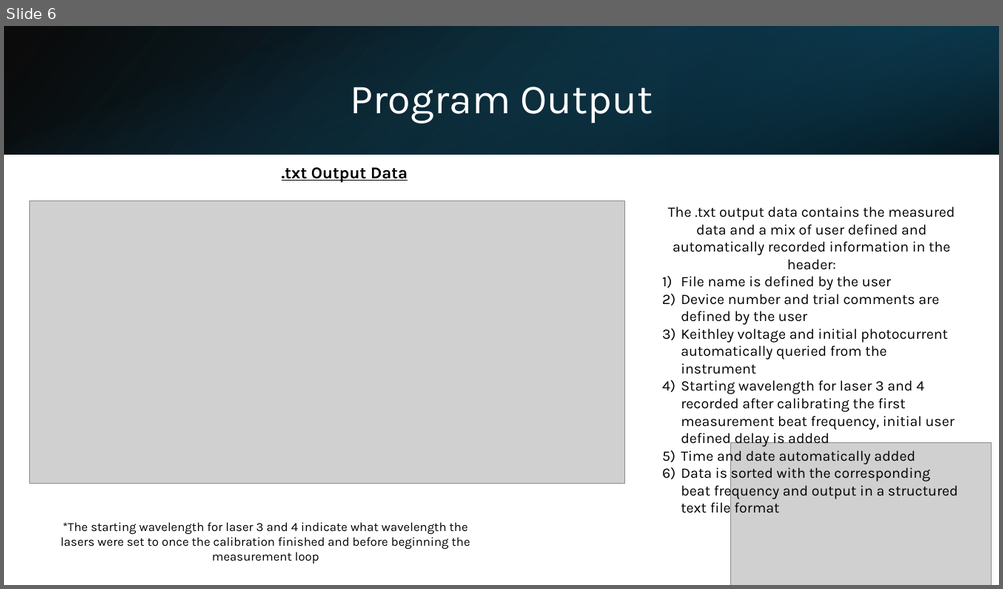
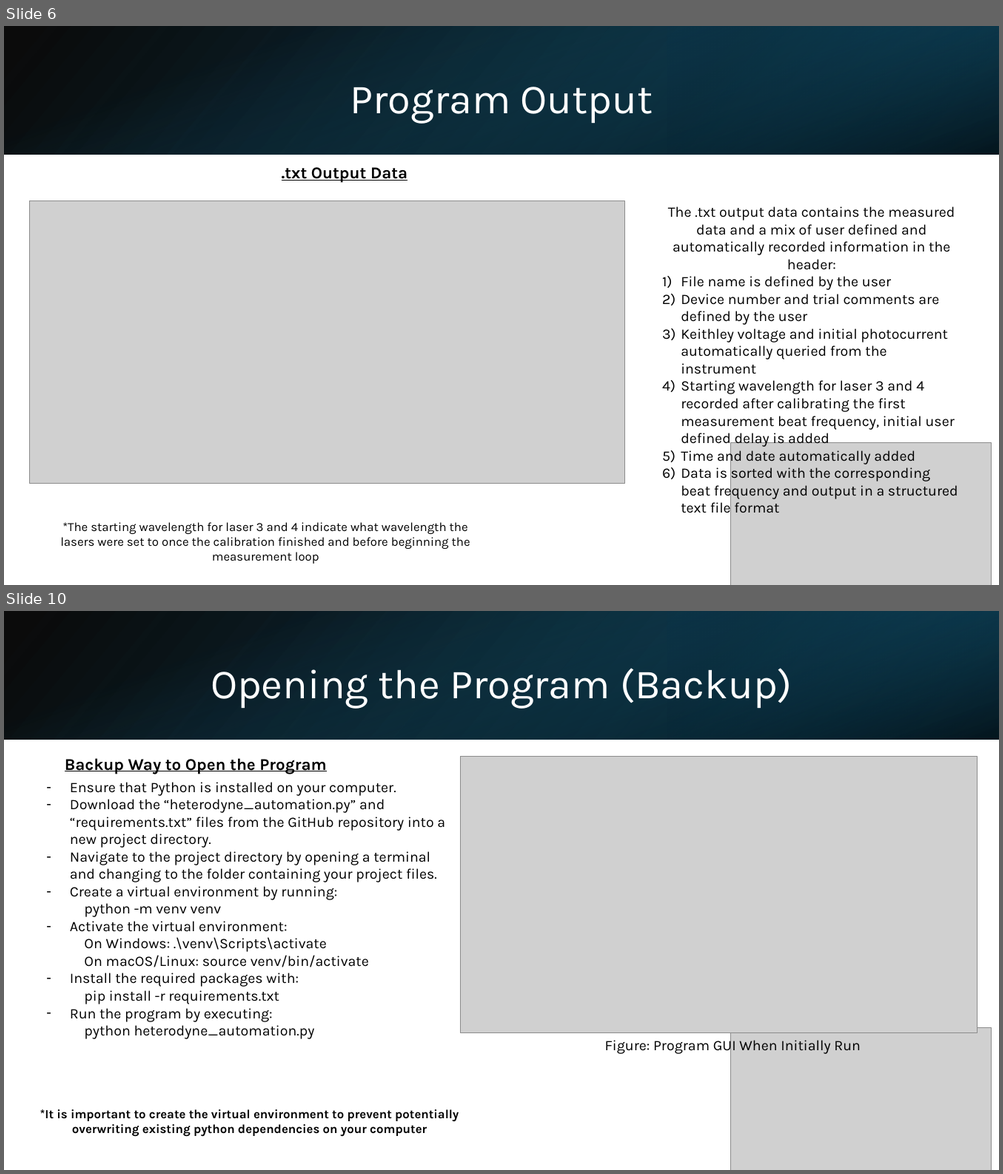
Before and after one commit to axx2xu/heterodyne, a slide deck: Python Heterodyne Measurement Automation Slides.pptx. Shown one above the other, each under a label of ours: slide 6 before the commit, slides 6 and 10 after it; the slides between them are not shown. The pictures are 1003x589 and 1003x1174 pixels, drawn with LibreOffice and Linux fonts; fonts in the diff are those of the drawing; grey boxes stand for pictures. Boxes give left, top, right and bottom in pixels: in the first picture for what was removed or moved away, otherwise in the second. Text is boxed around its words. In the diff, an @@ line names an element or a change of style, - is before the commit and + after.

```diff
--- a/Python Heterodyne Measurement Automation Slides.pptx
+++ b/Python Heterodyne Measurement Automation Slides.pptx
@@ slide 10 added at bbox=[4, 611, 999, 1170], background #FFFFFF @@
@@ rectangle added at bbox=[4, 611, 999, 739], fill gradient #000000 to #104862 @@
@@ rectangle added at bbox=[4, 612, 998, 740], fill gradient #156082 to #000000 @@
@@ rectangle added at bbox=[667, 611, 999, 739], fill gradient #0B3041 to #156082 @@
@@ title added at bbox=[210, 668, 791, 708], 40 pt, text #FFFFFF @@
+Opening the Program (Backup)
@@ text added at bbox=[65, 758, 326, 775], 16 pt, text #000000, bold, underline @@
+Backup Way to Open the Program
@@ picture added at bbox=[461, 757, 977, 1034] @@
@@ text added at bbox=[70, 782, 445, 1039], 14 pt, text #000000 @@
+– Ensure that Python is installed on your computer.
+– Download the “heterodyne_automation.py” and “requirements.txt” files from the GitHub repository into a new project directory.
+– Navigate to the project directory by opening a terminal and changing to the folder containing your project files.
+– Create a virtual environment by running:
+  python -m venv venv
+– Activate the virtual environment:
+  On Windows: .\venv\Scripts\activate
+  On macOS/Linux: source venv/bin/activate
+– Install the required packages with:
+  pip install -r requirements.txt
+– Run the program by executing:
+  python heterodyne_automation.py
@@ picture added at bbox=[731, 1028, 991, 1170] @@
@@ text added at bbox=[605, 1038, 860, 1056], 14 pt, text #000000 @@
+Figure: Program GUI When Initially Run
@@ text added at bbox=[40, 1110, 458, 1137], 12 pt, text #000000, bold @@
+*It is important to create the virtual environment to prevent potentially overwriting existing python dependencies on your computer
```
Also in this commit, not shown: 8 slides changed, 3 other slides added, 1 slide removed, 10 other files.
